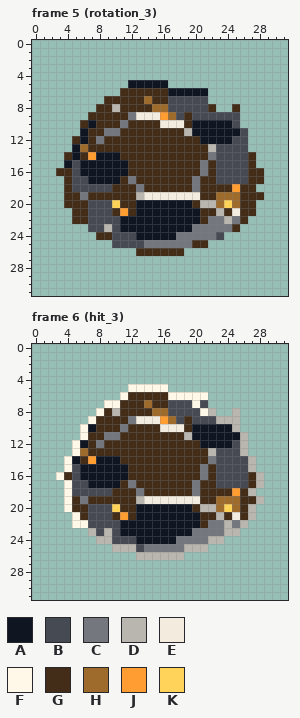
Two states of a pixel-art file, assets/sources/enemies/asteroid_sheet.ase. Above, as it was before the edit.
32x32 pixels, 11 frames. Shown: frame 5 (rotation_3), frame 6 (hit_3). The commit also changed other frames, which this record leaves out.
Palette (. is transparent): A #101522  B #464a52  C #74777d  D #b8b6ae  E #f3ebdd  F #fff8e8  G #442d18  H #9e6b2d  J #ff9d32  K #ffd35a
Pixels before, frame 5 (rotation_3), first column x 3:
 5 .........AAAAA............
 6 ........GGGGGGAAAAA.......
 7 ......GGGGGHGGBBBBB.......
 8 .....GGDGGGGHHBBBBBG..G...
 9 ....GGGGGCEEEJHBGBBBBBB...
10 ...GAGGGCGGGGEEEGAAAAAB...
11 ...AGGCCGGGGGGGGDAAAAAAB..
12 ..GAGCGGGGGGGGGGGGAAAABB..
13 ..AHGGGGGGGGGGGGGGGDBBBB..
14 .GAGJAAAGGGGGGGGGGGCBBBBG.
15 .ABAAAAAAGGGGGGGGGCGBBBBG.
16 GGBAAAAAAGGGGGGGGGCGBBBBGG
17 .GBBAAAAGCGGGGGGGCGGBBBBGG
18 .GBBBBBGGGCGGGGGGCGGGGJGG.
19 .GGCGGGGGGDEEEEEEEGGHHHGGG
20 .GGGBBBKGGAAAAAAAGDDHKHGG.
21 ..GGBBBGJGAAAAAAAAGGDGEGG.
22 ..GGBBBBAAAAAAAAAAGCCDCG..
23 ....BBDBAAAAAAAAACCCCCG...
24 .....GGBBBAAAAACCCCCB.....
25 .......BBBBCCCCCCGG.......
26 ..........GGGGGG..........
Pixels before, frame 6 (hit_3), first column x 3:
 5 .........FFFFF............
 6 ........FGGGGGFFFFF.......
 7 ......FFGGGHGGBBBFB.......
 8 .....FGDGGGGHHBBBBFD..D...
 9 ....FGGGGCEEEJHBGBBBDDD...
10 ...FAGGGCGGGGEEEGAAAAAD...
11 ...FGGCCGGGGGGGGDAAAAAAD..
12 ..FAGCGGGGGGGGGGGGAAAABD..
13 ..FHGGGGGGGGGGGGGGGDBBBD..
14 .FAGJAAAGGGGGGGGGGGCBBBBD.
15 .FBAAAAAAGGGGGGGGGCGBBBBD.
16 FGBAAAAAAGGGGGGGGGCGBBBBGD
17 .FBBAAAAGCGGGGGGGCGGBBBBGD
18 .FBBBBBGGGCGGGGGGCGGGGJGD.
19 .FGCGGGGGGDEEEEEEEGGHHHGGD
20 .FGGBBBKGGAAAAAAAGDDHKHGD.
21 ..FGBBBGJGAAAAAAAAGGDGEGD.
22 ..FFBBBBAAAAAAAAAAGCCDCD..
23 ....DBDBAAAAAAAAACCCCDD...
24 .....DDBBBAAAAACCCCDD.....
25 .......DDDBCCCCCDDD.......
26 ..........DDDDDD..........
Now the later version:
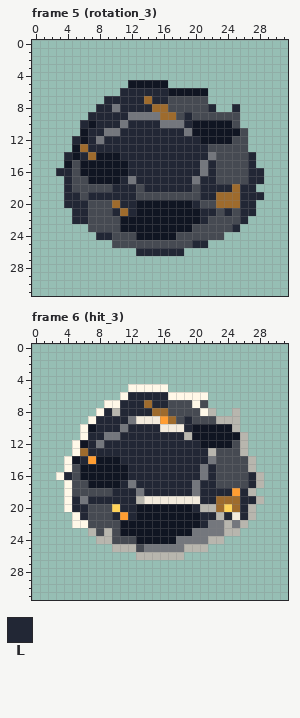
Colours new in this view: L #222735
The author wrote: feat(art): preserve dark space sprites and test libraries
Diff:
layer "Finished Variants/Original Preferred - E" now hidden
layer "Finished Variants/Original Preferred - D" now shown
Changed rows in their new state; - is an unchanged pixel.
Frame 5 (rotation_3), layer "Finished Variants/Original Preferred - D":
first column x 3:
 6 --------LLLLLL------------
 7 ------LLLLL-LL------------
 8 -----LLCLLLL-------L--L---
 9 ----LLLLL-CCCH--L---------
10 ---L-LLL-LLLLCCCL---------
11 ----LL--LLLLLLLLC---------
12 --L-L-LLLLLLLLLLLL--------
13 ----LLLLLLLLLLLLLLLB------
14 -L-LH---LLLLLLLLLLL-----L-
15 ---------LLLLLLLLL-L----L-
16 LL-------LLLLLLLLL-L----LL
17 -L------L-LLLLLLL-LL----LL
18 -L-----LLLBLLLLLLBLLLLHLL-
19 -LLBLLLLLLBBBBBBBBLL---LLL
20 -LLL---HLL-------LBB-H-LL-
21 --LL---LHL--------LLBLBLL-
22 --LL--------------LBBBBL--
23 ------B----------BBBBBL---
24 -----LL--------BBBBB------
25 -----------BBBBBBLL-------
26 ----------LLLLLL----------
Frame 6 (hit_3), layer "Finished Variants/Original Preferred - D":
first column x 4:
 6 --------LLLLL-----------
 7 -------LLL-LL-----------
 8 -----L-LLLL-------------
 9 ----LLLL-------L--------
10 ----LLL-LLLL---L--------
11 ---LL--LLLLLLLL---------
12 ---L-LLLLLLLLLLLL-------
13 ---LLLLLLLLLLLLLLL------
14 --L----LLLLLLLLLLL------
15 --------LLLLLLLLL-L-----
16 L-------LLLLLLLLL-L----L
17 -------L-LLLLLLL-LL----L
18 ------LLL-LLLLLL-LLLL-L-
19 -L-LLLLLL--------LL---LL
20 -LL----LL-------L-----L-
21 --L---L-L--------LL-L-L-
22 -----------------L------
Where, in picture pixels (left, top, right, bottom), the same in both pictures:
changed: (56, 88, 264, 256)
changed: (64, 392, 256, 528)
